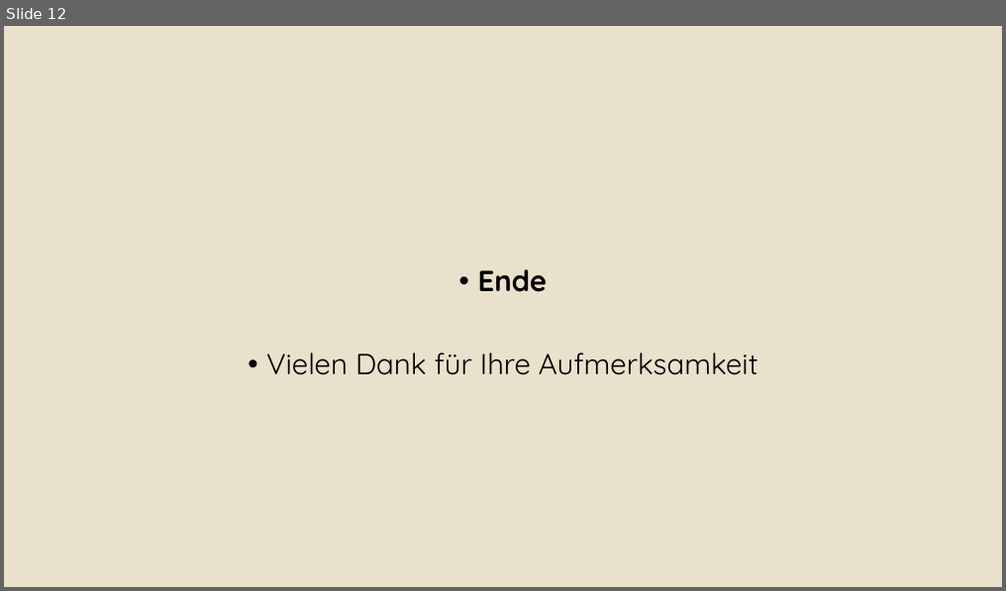
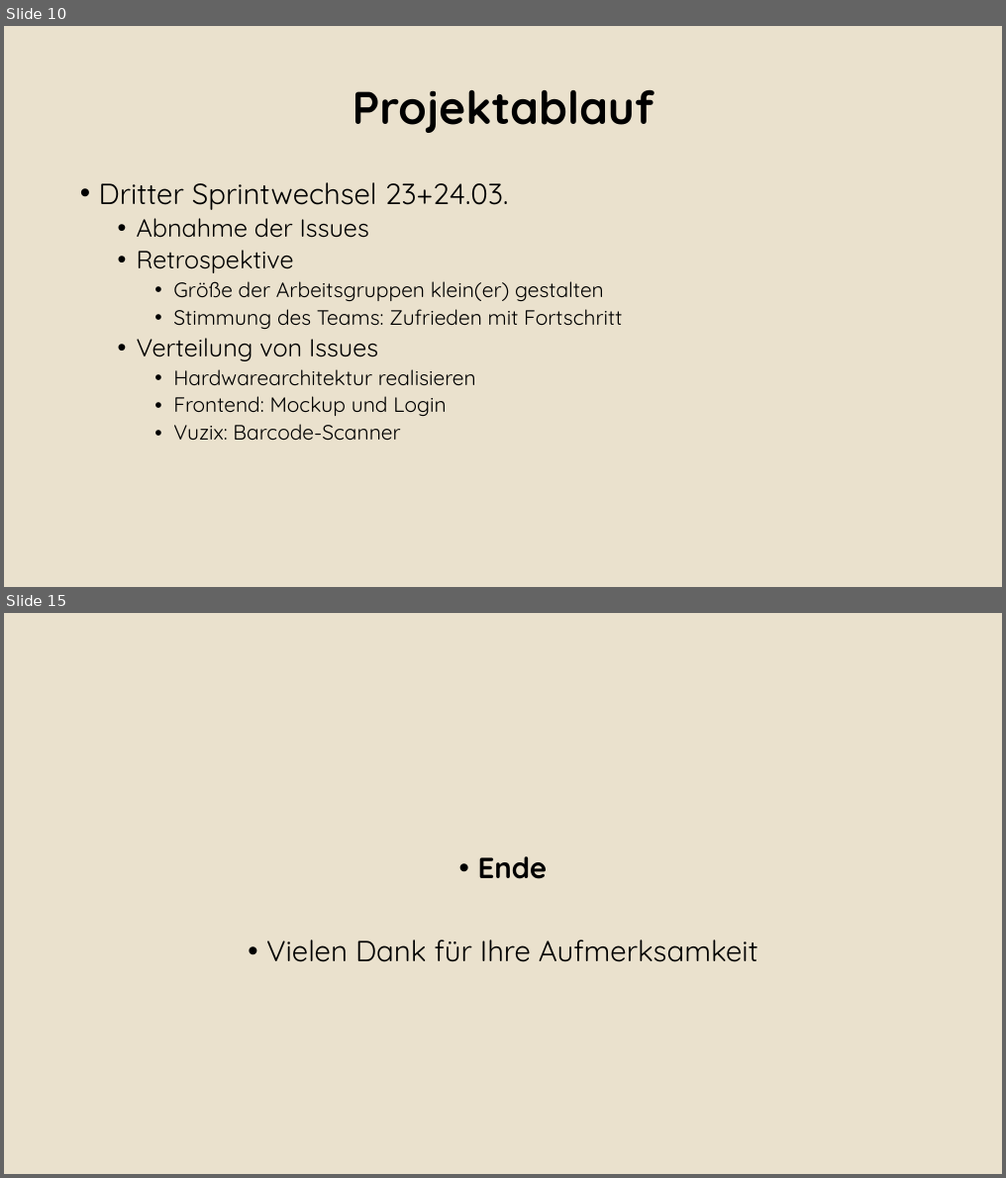
Before and after one commit to Alergeek/Dokumentation, a slide deck: Allergeeks/Corporate Design/Bsp Präsi.pptx. Shown one above the other, each under a label of ours: slide 12 before the commit, slides 10 and 15 after it; the slides between them are not shown. The pictures are 1006x591 and 1006x1178 pixels, drawn with LibreOffice and Linux fonts; fonts in the diff are those of the drawing; background and template pictures are left out. Boxes give left, top, right and bottom in pixels: in the first picture for what was removed or moved away, otherwise in the second. Text is boxed around its words. In the diff, an @@ line names an element or a change of style, - is before the commit and + after.

```diff
--- a/Allergeeks/Corporate Design/Bsp Präsi.pptx
+++ b/Allergeeks/Corporate Design/Bsp Präsi.pptx
@@ slide 10 added at [4, 26, 1002, 587], background #EAE2CE @@
@@ title added at [352, 90, 654, 133], 44 pt, text #000000, bold @@
+Projektablauf
@@ text added at [99, 182, 622, 441], 20 pt, text #000000 @@
+• Dritter Sprintwechsel 23+24.03.
+  • Abnahme der Issues
+  • Retrospektive
+    • Größe der Arbeitsgruppen klein(er) gestalten
+    • Stimmung des Teams: Zufrieden mit Fortschritt
+  • Verteilung von Issues
+    • Hardwarearchitektur realisieren
+    • Frontend: Mockup und Login
+    • Vuzix: Barcode-Scanner
@@ what was slide 12 is now slide 15 @@
```
Also in this commit, not shown: 2 slides changed, 11 other slides added, 9 slides removed, 5 other files.
